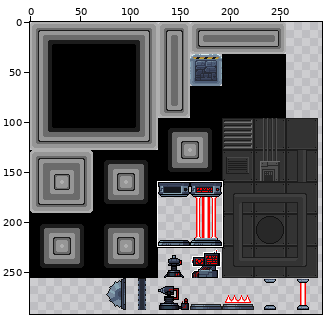
A sprite sheet gets an edit: itvgm-a3/Imports/Foozle_2DT0001_Science_Fiction_Lab_TilesetDecorTraps/Foozle_2DT0001_Science_Fiction_Labs_Tileset/Tileset/level_tileset.png. The picture above shows the old version from afar; the outline marks the close-up.
Close-up. Old version:
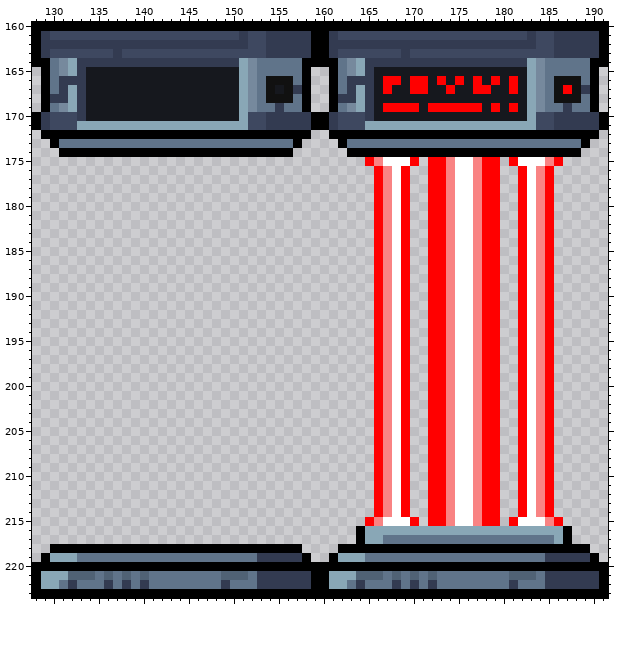
The file is 300x300 pixels. Colours within 5 levels of each other are drawn and written as one. Shown: x 128..191, y 160..223. The wide view leaves out empty margins.
The result:
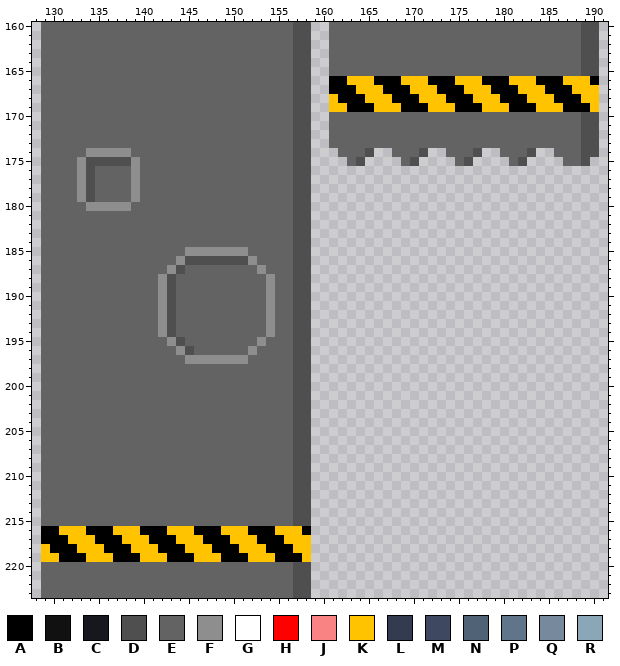
Palette (. is transparent): A #000000  B #111111  C #16181e  D #4f4f4f  E #636363  F #8e8e8e  G #ffffff  H #ff0000  J #f98383  K #ffc300  L #333b51  M #3e4860  N #506275  P #60748a  Q #76899d  R #89a7b6
Changes in this commit:
Changed rows in their new state; - is an unchanged pixel.
first column x 128:
160 .EEEEEEEEEEEEEEEEEEEEEEEEEEEEDD..EEEEEEEEEEEEEEEEEEEEEEEEEEEEDD.
161 .EEEEEEEEEEEEEEEEEEEEEEEEEEEEDD..EEEEEEEEEEEEEEEEEEEEEEEEEEEEDD.
162 .EEEEEEEEEEEEEEEEEEEEEEEEEEEEDD..EEEEEEEEEEEEEEEEEEEEEEEEEEEEDD.
163 .EEEEEEEEEEEEEEEEEEEEEEEEEEEEDD..EEEEEEEEEEEEEEEEEEEEEEEEEEEEDD.
164 .EEEEEEEEEEEEEEEEEEEEEEEEEEEEDD..EEEEEEEEEEEEEEEEEEEEEEEEEEEEDD.
165 -EEEEEEEEEEEEEEEEEEEEEEEEEEEEDD--EEEEEEEEEEEEEEEEEEEEEEEEEEEEDD-
166 -EEEEEEEEEEEEEEEEEEEEEEEEEEEEDD---AKKKAAAKKKAAAKKKAAAKKKAAAKKK--
167 -EEEEEEEEEEEEEEEEEEEEEEEEEEEEDD---AAKKKAAAKKKAAAKKKAAAKKKAAAKKK-
168 -EEEEEEEEEEEEEEEEEEEEEEEEEEEEDD--KAAAKKKAAAKKKAAAKKKAAAKKKAAAKK-
169 -EEEEEEEEEEEEEEEEEEEEEEEEEEEEDD--KKAAAKKKAAAKKKAAAKKKAAAKKKAAAK-
170 .EEEEEEEEEEEEEEEEEEEEEEEEEEEEDD..EEEEEEEEEEEEEEEEEEEEEEEEEEEEDD.
171 .EEEEEEEEEEEEEEEEEEEEEEEEEEEEDD..EEEEEEEEEEEEEEEEEEEEEEEEEEEEDD.
172 -EEEEEEEEEEEEEEEEEEEEEEEEEEEEDD--EEEEEEEEEEEEEEEEEEEEEEEEEEEEDD-
173 -EEEEEEEEEEEEEEEEEEEEEEEEEEEEDD--EEEEEEEEEEEEEEEEEEEEEEEEEEEEDD-
174 -EEEEEFFFFFEEEEEEEEEEEEEEEEEEDD---EEED..EEED..EEED..EEED..EEEDD-
175 -EEEEFDDDDDFEEEEEEEEEEEEEEEEEDD----ED....ED-...ED...-ED....EED--
176 -EEEEFDEEEEFEEEEEEEEEEEEEEEEEDD-------....--........--....------
177 -EEEEFDEEEEFEEEEEEEEEEEEEEEEEDD-------....--........--....------
178 -EEEEFDEEEEFEEEEEEEEEEEEEEEEEDD-------....--........--....------
179 -EEEEFDEEEEFEEEEEEEEEEEEEEEEEDD-------....--........--....------
180 -EEEEEFFFFFEEEEEEEEEEEEEEEEEEDD-------....--........--....------
181 -EEEEEEEEEEEEEEEEEEEEEEEEEEEEDD-------....--........--....------
182 -EEEEEEEEEEEEEEEEEEEEEEEEEEEEDD-------....--........--....------
183 -EEEEEEEEEEEEEEEEEEEEEEEEEEEEDD-------....--........--....------
184 -EEEEEEEEEEEEEEEEEEEEEEEEEEEEDD-------....--........--....------
185 -EEEEEEEEEEEEEEEEFFFFFFFEEEEEDD-------....--........--....------
186 -EEEEEEEEEEEEEEEFDDDDDDDFEEEEDD-------....--........--....------
187 -EEEEEEEEEEEEEEFDEEEEEEEEFEEEDD-------....--........--....------
188 -EEEEEEEEEEEEEFDEEEEEEEEEEFEEDD-------....--........--....------
189 -EEEEEEEEEEEEEFDEEEEEEEEEEFEEDD-------....--........--....------
190 -EEEEEEEEEEEEEFDEEEEEEEEEEFEEDD-------....--........--....------
191 -EEEEEEEEEEEEEFDEEEEEEEEEEFEEDD-------....--........--....------
192 -EEEEEEEEEEEEEFDEEEEEEEEEEFEEDD-------....--........--....------
193 -EEEEEEEEEEEEEFDEEEEEEEEEEFEEDD-------....--........--....------
194 -EEEEEEEEEEEEEFDEEEEEEEEEEFEEDD-------....--........--....------
195 -EEEEEEEEEEEEEEFDEEEEEEEEFEEEDD-------....--........--....------
196 -EEEEEEEEEEEEEEEFDEEEEEEFEEEEDD-------....--........--....------
197 -EEEEEEEEEEEEEEEEFFFFFFFEEEEEDD-------....--........--....------
198 -EEEEEEEEEEEEEEEEEEEEEEEEEEEEDD-------....--........--....------
199 -EEEEEEEEEEEEEEEEEEEEEEEEEEEEDD-------....--........--....------
200 -EEEEEEEEEEEEEEEEEEEEEEEEEEEEDD-------....--........--....------
201 -EEEEEEEEEEEEEEEEEEEEEEEEEEEEDD-------....--........--....------
202 -EEEEEEEEEEEEEEEEEEEEEEEEEEEEDD-------....--........--....------
203 -EEEEEEEEEEEEEEEEEEEEEEEEEEEEDD-------....--........--....------
204 -EEEEEEEEEEEEEEEEEEEEEEEEEEEEDD-------....--........--....------
205 -EEEEEEEEEEEEEEEEEEEEEEEEEEEEDD-------....--........--....------
206 -EEEEEEEEEEEEEEEEEEEEEEEEEEEEDD-------....--........--....------
207 -EEEEEEEEEEEEEEEEEEEEEEEEEEEEDD-------....--........--....------
208 -EEEEEEEEEEEEEEEEEEEEEEEEEEEEDD-------....--........--....------
209 -EEEEEEEEEEEEEEEEEEEEEEEEEEEEDD-------....--........--....------
210 -EEEEEEEEEEEEEEEEEEEEEEEEEEEEDD-------....--........--....------
211 -EEEEEEEEEEEEEEEEEEEEEEEEEEEEDD-------....--........--....------
212 -EEEEEEEEEEEEEEEEEEEEEEEEEEEEDD-------....--........--....------
213 -EEEEEEEEEEEEEEEEEEEEEEEEEEEEDD-------....--........--....------
214 -EEEEEEEEEEEEEEEEEEEEEEEEEEEEDD-------....--........--....------
215 -EEEEEEEEEEEEEEEEEEEEEEEEEEEEDD------......-........-......-----
216 -AAKKKAAAKKKAAAKKKAAAKKKAAAKKKA-----........................----
217 -AAAKKKAAAKKKAAAKKKAAAKKKAAAKKK-----........................----
218 -K---KKK---KKK---KKK---KKK---KK---............................--
219 -KKAAAKKKAAAKKKAAAKKKAAAKKKAAAK--..............................-
220 .EEEEEEEEEEEEEEEEEEEEEEEEEEEEDD.................................
221 .EEEEEEEEEEEEEEEEEEEEEEEEEEEEDD.................................
222 .EEEEEEEEEEEEEEEEEEEEEEEEEEEEDD.................................
223 .EEEEEEEEEEEEEEEEEEEEEEEEEEEEDD.................................
